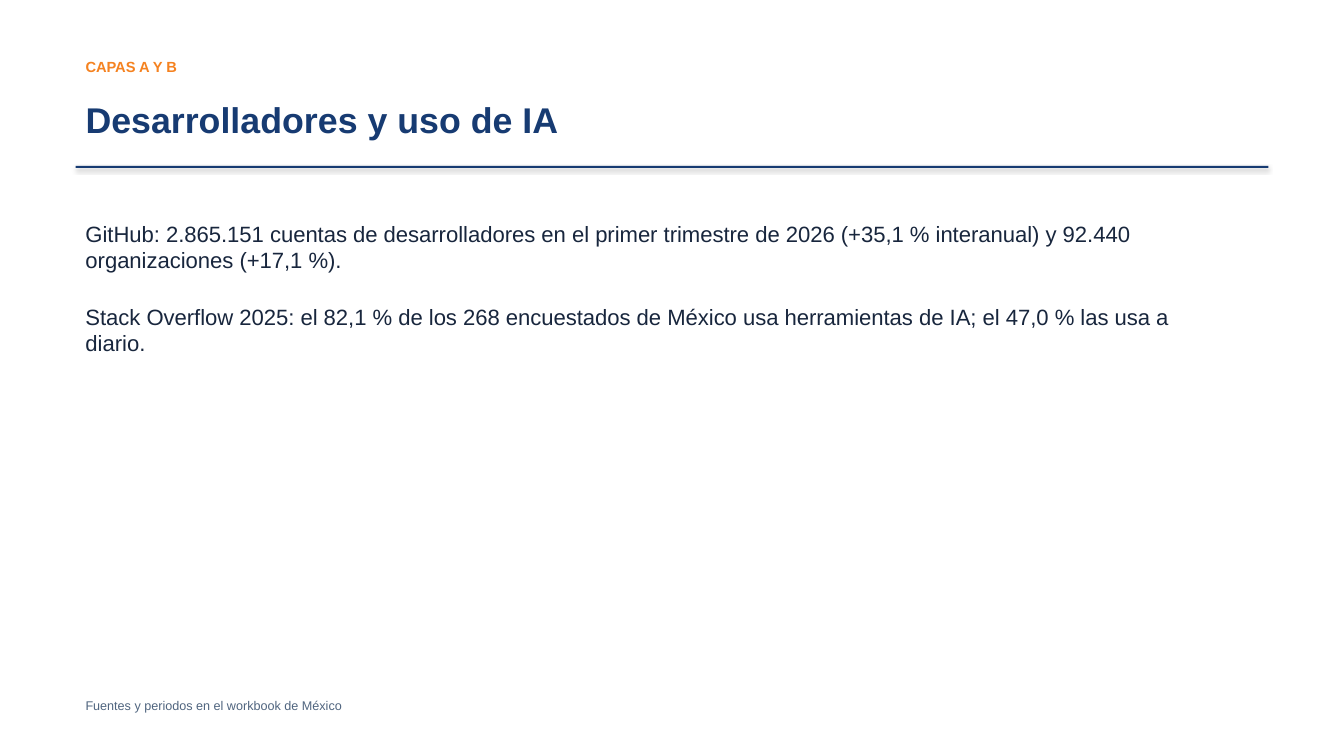
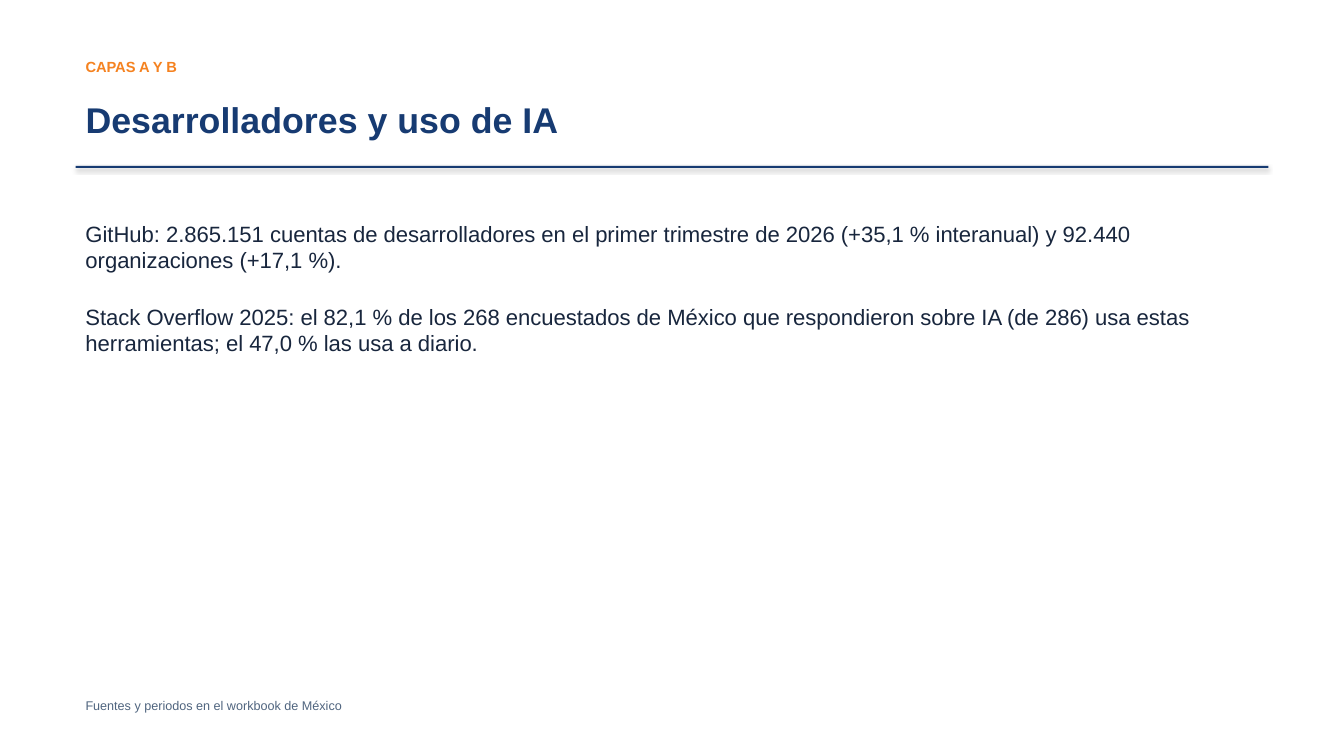
Before and after one commit to tomasgallont4e/latam_market_intelligence_geo_db, a slide deck: slide 3 of thinkdocuments/mexico/deck-output/Think4Ever_Mexico_market_research_2026-11-07.pptx. Drawn at 1344x756 pixels with LibreOffice and Linux fonts; fonts in the diff are those of the drawing. Boxes give left, top, right and bottom in pixels: in the first picture for what was removed or moved away, otherwise in the second. Text is boxed around its words. In the diff, an @@ line names an element or a change of style, - is before the commit and + after.

```diff
--- a/thinkdocuments/mexico/deck-output/Think4Ever_Mexico_market_research_2026-11-07.pptx
+++ b/thinkdocuments/mexico/deck-output/Think4Ever_Mexico_market_research_2026-11-07.pptx
@@ text at bbox=[85, 308, 1190, 354]: text changed @@
-Stack Overflow 2025: el 82,1 % de los 268 encuestados de México usa herramientas de IA; el 47,0 % las usa a diario.
+Stack Overflow 2025: el 82,1 % de los 268 encuestados de México que respondieron sobre IA (de 286) usa estas herramientas; el 47,0 % las usa a diario.
```
Also in this commit, not shown: 19 other files.
